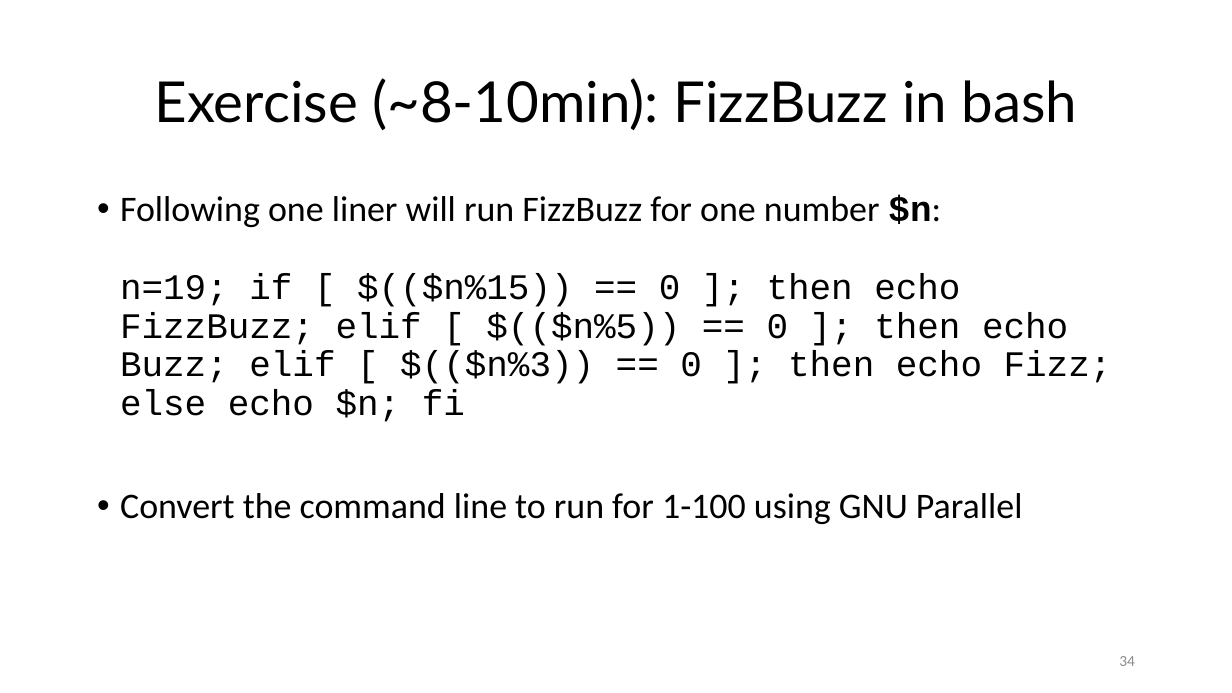
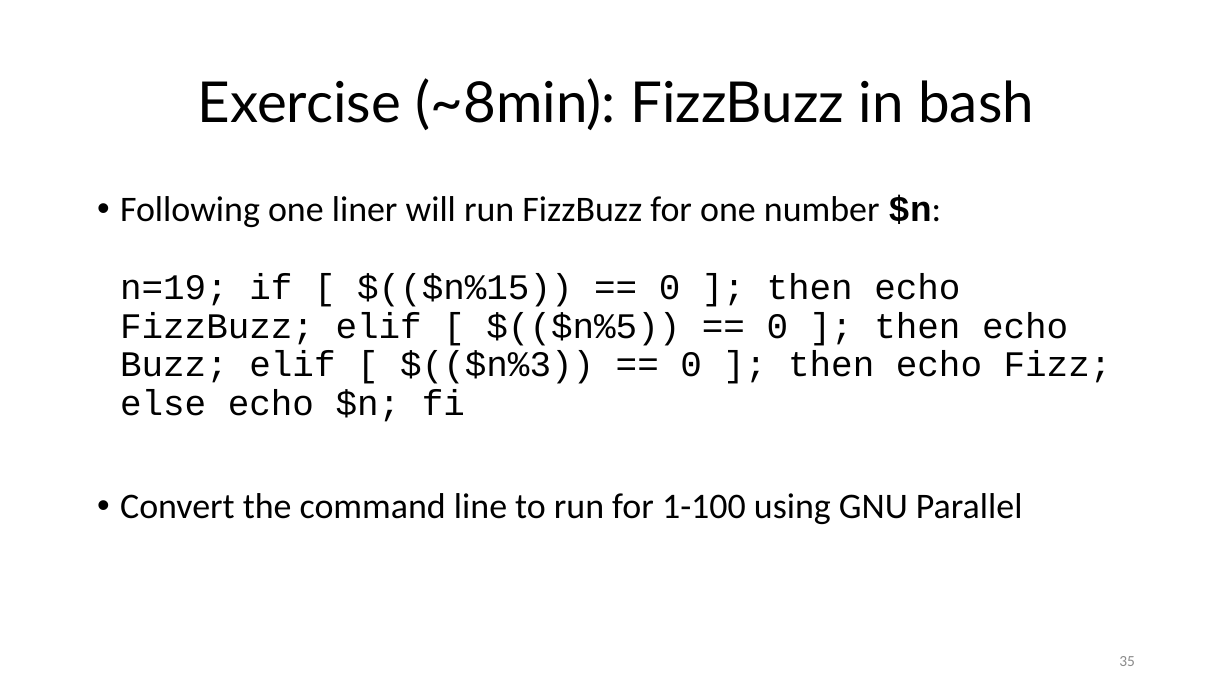
Before and after one commit to ketancmaheshwari/pearc24tut, a slide deck: slide 35 of gnu-parallel-tutorial.pptx (slide 34 before the commit). Drawn at 1232x693 pixels with LibreOffice and Linux fonts; fonts in the diff are those of the drawing. Boxes give left, top, right and bottom in pixels: in the first picture for what was removed or moved away, otherwise in the second. Text is boxed around its words. In the diff, an @@ line names an element or a change of style, - is before the commit and + after.

```diff
--- a/gnu-parallel-tutorial.pptx
+++ b/gnu-parallel-tutorial.pptx
@@ title at <box>198,78,1034,130</box>: text changed @@
-Exercise (~8-10min): FizzBuzz in bash
+Exercise (~8min): FizzBuzz in bash
@@ page number at <box>1119,656,1135,666</box>: text changed @@
-34
+35
```
Also in this commit, not shown: 16 other slides changed, 2 slides added, 1 slide removed.
